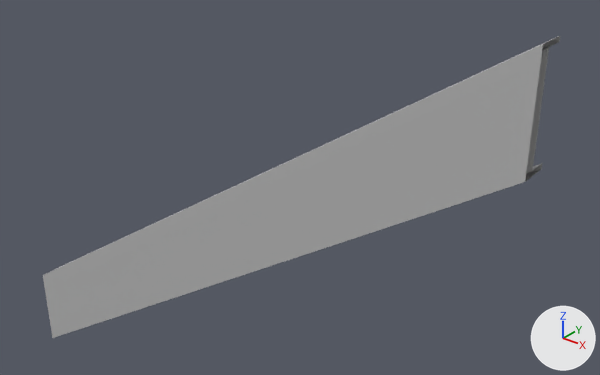
The FBX model Maya Project Files/Env/Exports/StairSupport/SideSupport5Step_01_SM_Low.fbx: old version first, new version second.
Before and after are seen from a 50 mm lens placed at (1.129, -1.138, 0.892), pointed at (0.104, 0.144, 0.098). The lights are fixed; the arrows at lower right show +X, +Y and +Z. Where no turn or scale is listed for an object, it has been applied to the vertices.

Objects in the first picture: 'SideSupport_5Step_geo'.
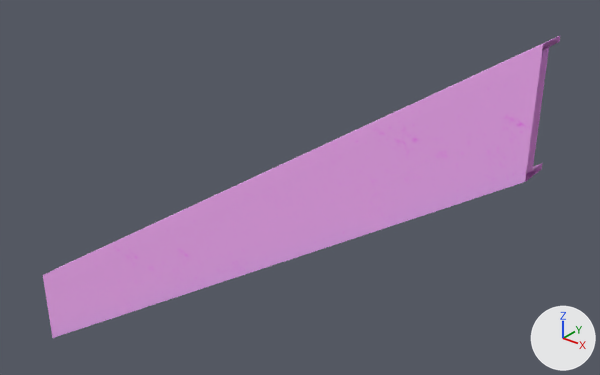
The edits, one by one:
Picture 'OcclusionRoughnessMetallic.png' (img_occlusionroughnessmetallic_png) is new.
Material 'Metal_TS' (mat_metal_ts) is new.
Its texture is img_occlusionroughnessmetallic_png.
me_mesh has 42 vertices, 28 faces and spans x -0.681..0.681, y -0.03..0.03, z -0.562..0.562.
me_mesh no longer uses material mat_lambert1 (grey #bcbcbc).
me_mesh now uses material mat_metal_ts (picture img_occlusionroughnessmetallic_png).

Where the change shows, as pixel boxes (x1, y1, x2, y2) in the pictures (600 x 375 px):
'SideSupport_5Step_geo', recoloured (grey to pink)
    both: (43, 36, 560, 338)
